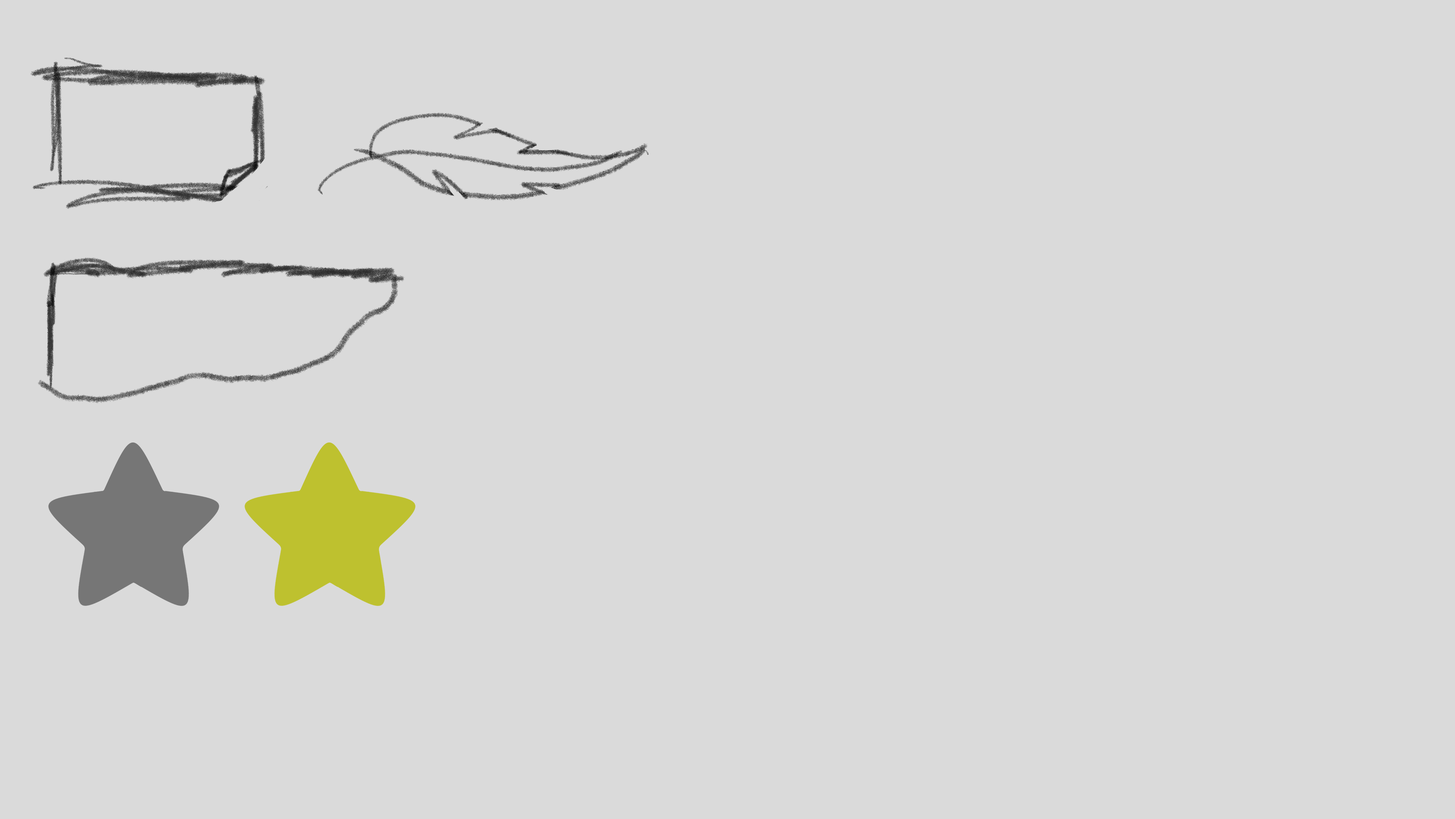
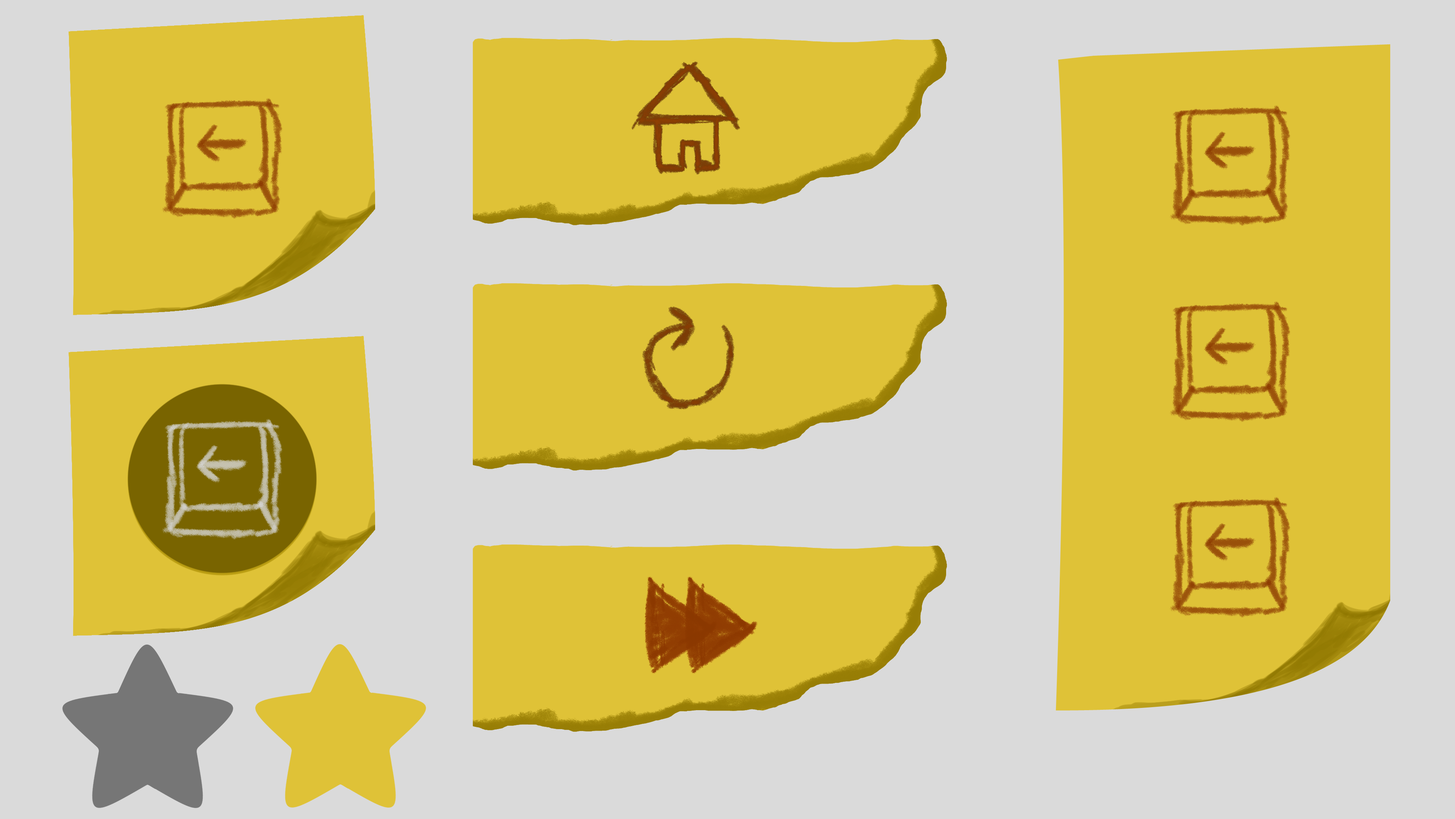
Before/after of a 1455x819 layered artwork. What changed in the layer stack:
added group "UI fase 3" with 5 layers above "BotaoProximo" over [1055, 43, 1391, 711]
added layer "Botao Copy 4" in group "UI fase 3" over [1169, 300, 1292, 423]
added layer "Botao Copy 2" in group "UI fase 3" over [1169, 104, 1292, 227]
added layer "Layer 7 Copy 2" in group "UI fase 3" over [1111, 577, 1391, 710]
added layer "Layer 6" in group "UI fase 3" over [1055, 43, 1391, 711]
added group "BotaoProximo" with 3 layers above "BotaoVolta" over [413, 544, 948, 732]
added layer "Layer 4 Copy 2" in group "BotaoProximo" over [413, 544, 948, 732]
added layer "Layer 1 Copy 2" in group "BotaoProximo" over [472, 544, 948, 732]
added group "BotaoVolta" with 3 layers above "BotaoMenu" over [472, 283, 948, 471]
added layer "Layer 4 Copy" in group "BotaoVolta" over [472, 283, 948, 471]
added layer "Layer 1 Copy" in group "BotaoVolta" over [472, 283, 948, 471]
added group "BotaoMenu" with 4 layers above "Tamanho botao" over [413, 37, 948, 226]
added layer "Layer 4" in group "BotaoMenu" over [413, 37, 948, 226]
added layer "Layer 1" in group "BotaoMenu" over [472, 37, 948, 226]
added group "PostIt Copy" with 5 layers above "PostIt" over [51, 335, 388, 809]
added layer "Layer 5" in group "PostIt Copy" over [127, 383, 317, 576]
added layer "Layer 7 Copy" in group "PostIt Copy" over [89, 505, 388, 636]
added layer "Layer 6 Copy" in group "PostIt Copy" over [68, 335, 376, 636]
added group "PostIt" with 4 layers above "EstrelaAmarela" over [51, 15, 388, 682]
added layer "Layer 7 Copy 3" in group "PostIt" over [89, 185, 388, 322]
added layer "Layer 6 Copy 2" in group "PostIt" over [68, 15, 376, 315]
painted on "EstrelaAmarela" over [244, 442, 427, 808]
painted on "EstrelaCinza" over [48, 442, 234, 809]
hid "Rascunhos" over [30, 57, 650, 404]
…and 6 more changes (6 added)
